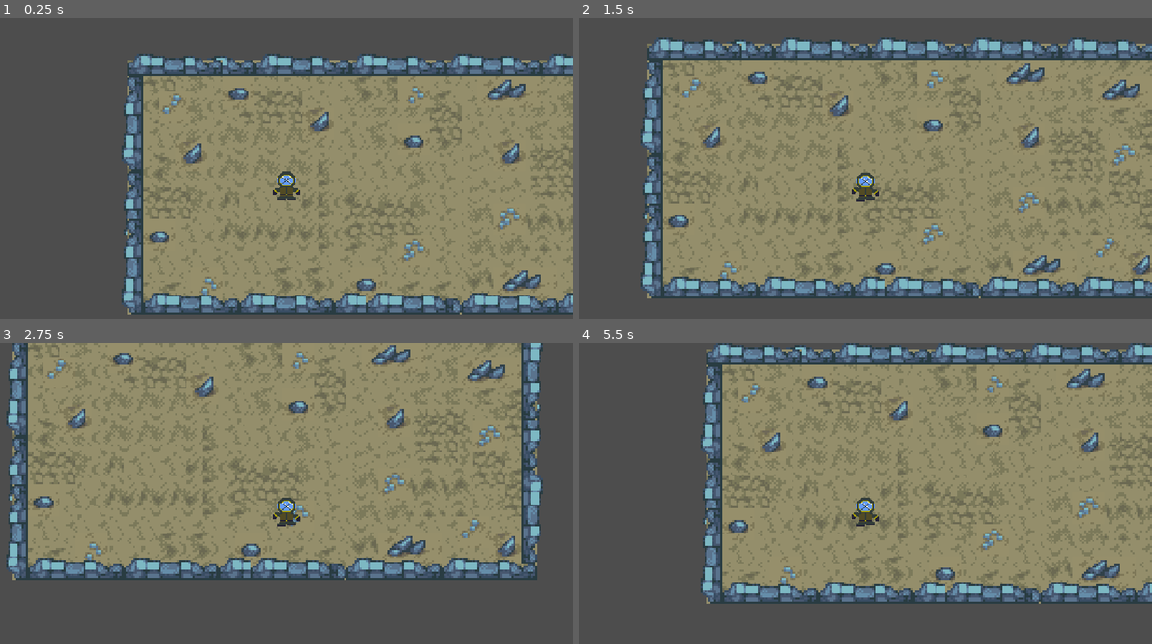
Above: before the commit, frames 1-4 (two rows, left to right).
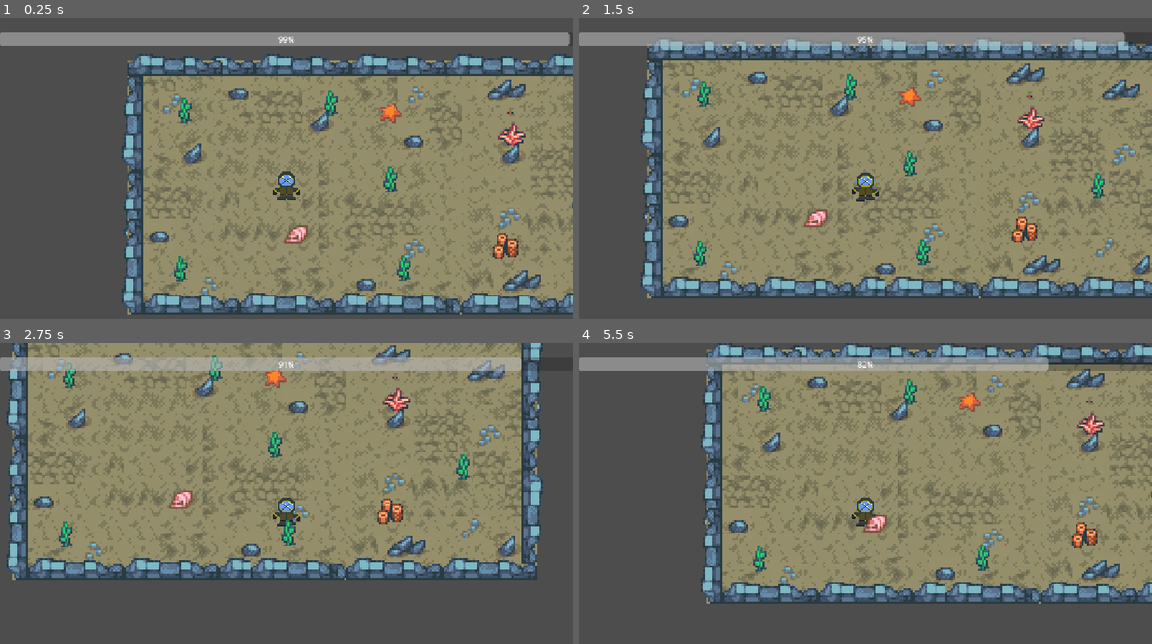
Above: after the commit, the same moments.

Repository: rlindsay03/underwater-bw
Game: Godot game, scene res://main.tscn
Same seed, same stepped clock (60 frames per second), same inputs: the game is played once before the commit and once after it.
Inputs:
- Up to frame 1 (0.25 s): no input
- Up to frame 2 (1.5 s): hold Right (ui_right) 0.53-1.28 s; hold Down (ui_down) from 1.28 s (still down)
- Up to frame 3 (2.75 s): release Down (ui_down) at 2.03 s; hold Right (ui_right) from 2.03 s (still down)
- Up to frame 4 (5.5 s): release Right (ui_right) at 2.78 s; hold Up (ui_up) 2.78-3.53 s; hold Left (ui_left) 3.53-5.03 s; hold Down (ui_down) from 5.03 s (still down)

The runs differ from the first frame. In frame 1, 6.0% of the frame differs, in the area x 0-100%, y 4-88%; in frame 2, 6.0%; in frame 3, 5.7%; in frame 4, 5.7%.

Commit message:
added weave level as well as materials and much more

Diff:
--- a/main.tscn
+++ b/main.tscn
@@ -1,11 +1,13 @@
 [gd_scene format=4 uid="uid://bkumngwh6h2ac"]
 
 [ext_resource type="Texture2D" uid="uid://b0n7rnrabliqh" path="res://assets/tileset/tf_A2_atlantis.png" id="1_7mycd"]
+[ext_resource type="Script" uid="uid://drtrj26xwqd46" path="res://scripts/breath_timer.gd" id="1_272bh"]
 [ext_resource type="Texture2D" uid="uid://b2jfe0wdjot58" path="res://assets/tileset/tf_A5_atlantisA.png" id="2_272bh"]
 [ext_resource type="Texture2D" uid="uid://bh05nioh2ejvp" path="res://assets/tileset/tf_A5_atlantisB.png" id="3_5vw27"]
 [ext_resource type="Texture2D" uid="uid://cp5j67om00fli" path="res://assets/sprites/props/tf_B_atlantisA.png" id="4_kek77"]
 [ext_resource type="Texture2D" uid="uid://dt77ftolts36u" path="res://assets/sprites/props/tf_B_atlantisB.png" id="5_4c57u"]
 [ext_resource type="PackedScene" uid="uid://2at4545my2nj" path="res://scenes/Player.tscn" id="6_efxa6"]
+[ext_resource type="PackedScene" uid="uid://2mqkpy74rrjn" path="res://scenes/Material.tscn" id="8_5vw27"]
 
 [sub_resource type="TileSetAtlasSource" id="TileSetAtlasSource_dg77c"]
 texture = ExtResource("1_7mycd")
@@ -3497,8 +3499,24 @@
 sources/0 = SubResource("TileSetAtlasSource_vivmo")
 sources/1 = SubResource("TileSetAtlasSource_2cqfq")
 
+[sub_resource type="AtlasTexture" id="AtlasTexture_5vw27"]
+atlas = ExtResource("5_4c57u")
+region = Rect2(162.46106, 416.5935, 29.3013, 34.936157)
+
+[sub_resource type="AtlasTexture" id="AtlasTexture_kek77"]
+atlas = ExtResource("5_4c57u")
+region = Rect2(130.90585, 252.0555, 30.428253, 34.936142)
+
+[sub_resource type="AtlasTexture" id="AtlasTexture_efxa6"]
+atlas = ExtResource("5_4c57u")
+region = Rect2(0.17703247, 416.5935, 34.936157, 28.174316)
+
+[sub_resource type="AtlasTexture" id="AtlasTexture_4c57u"]
+atlas = ExtResource("5_4c57u")
+region = Rect2(1.3039856, 215.99237, 29.3013, 36.063126)
+
 [node name="Main" type="Node2D" unique_id=77208902]
-position = Vector2(1, -1)
+script = ExtResource("1_272bh")
 
 [node name="FloorLayer" type="TileMapLayer" parent="." unique_id=1640570684]
 tile_map_data = PackedByteArray("AAAAAAEAAAAVAAcAAAAAAAAAAAAVAAYAAAAAAAIAAAAOAAkAADABAAAAAAAWAAYAAAABAAEAAAAWAAcAAAABAA …(8368 unchanged characters)…
@@ -3514,3 +3532,76 @@
 [node name="BreathTimer" type="Timer" parent="." unique_id=1693394885]
 wait_time = 30.0
 one_shot = true
+
+[node name="CanvasLayer" type="CanvasLayer" parent="." unique_id=1372630405]
+layer = 2
+
+[node name="Control" type="Control" parent="CanvasLayer" unique_id=1554494680]
+layout_mode = 3
+anchor_right = 1.0
+anchor_bottom = 0.39200002
+offset_left = -2.0
+offset_right = 2.0
+offset_bottom = -0.01600647
+grow_horizontal = 2
+grow_vertical = 2
+size_flags_vertical = 0
+
+[node name="BreathBar" type="ProgressBar" parent="CanvasLayer/Control" unique_id=222217112]
+layout_mode = 1
+anchors_preset = -1
+anchor_top = -0.046000004
+anchor_right = 1.0
+anchor_bottom = 0.057000004
+offset_left = 1.0
+offset_top = 40.834
+offset_bottom = 40.951004
+grow_horizontal = 2
+max_value = 30.0
+
+[node name="material" parent="." unique_id=1249230394 instance=ExtResource("8_5vw27")]
+position = Vector2(54, 207)
+
+[node name="material2" parent="." unique_id=1567149199 instance=ExtResource("8_5vw27")]
+position = Vector2(171, 176)
+
+[node name="Sprite2D" parent="material2/CollisionShape2D" parent_id_path=PackedInt32Array(1567149199, 1340174343) index="0" unique_id=469287236]
+texture = SubResource("AtlasTexture_5vw27")
+
+[node name="material3" parent="." unique_id=1660335509 instance=ExtResource("8_5vw27")]
+position = Vector2(278, 206)
+
+[node name="material4" parent="." unique_id=1088583158 instance=ExtResource("8_5vw27")]
+position = Vector2(381, 185)
+
+[node name="Sprite2D" parent="material4/CollisionShape2D" parent_id_path=PackedInt32Array(1088583158, 1340174343) index="0" unique_id=469287236]
+texture = SubResource("AtlasTexture_kek77")
+
+[node name="material5" parent="." unique_id=943848294 instance=ExtResource("8_5vw27")]
+position = Vector2(58, 47)
+
+[node name="material6" parent="." unique_id=1449260637 instance=ExtResource("8_5vw27")]
+position = Vector2(205, 40)
+
+[node name="material7" parent="." unique_id=1536508737 instance=ExtResource("8_5vw27")]
+position = Vector2(263, 52)
+
+[node name="Sprite2D" parent="material7/CollisionShape2D" parent_id_path=PackedInt32Array(1536508737, 1340174343) index="0" unique_id=469287236]
+texture = SubResource("AtlasTexture_efxa6")
+
+[node name="material8" parent="." unique_id=1714315327 instance=ExtResource("8_5vw27")]
+position = Vector2(386, 70)
+
+[node name="Sprite2D" parent="material8/CollisionShape2D" parent_id_path=PackedInt32Array(1714315327, 1340174343) index="0" unique_id=469287236]
+texture = SubResource("AtlasTexture_4c57u")
+
+[node name="material9" parent="." unique_id=251513959 instance=ExtResource("8_5vw27")]
+position = Vector2(454, 139)
+
+[node name="material10" parent="." unique_id=674286028 instance=ExtResource("8_5vw27")]
+position = Vector2(265, 117)
+
+[editable path="material2"]
+[editable path="material4"]
+[editable path="material7"]
+[editable path="material8"]
--- a/project.godot
+++ b/project.godot
@@ -19,6 +19,10 @@
 window/stretch/mode="canvas_items"
 window/stretch/aspect="expand"
 
+[global_group]
+
+Player=""
+
 [physics]
 
 3d/physics_engine="Jolt Physics"
--- /dev/null
+++ b/scenes/Material.tscn
@@ -0,0 +1,20 @@
+[gd_scene format=3 uid="uid://2mqkpy74rrjn"]
+
+[ext_resource type="Script" uid="uid://kqaw4o5wayjs" path="res://scripts/Material.gd" id="1_04h57"]
+[ext_resource type="Texture2D" uid="uid://dt77ftolts36u" path="res://assets/sprites/props/tf_B_atlantisB.png" id="2_xkwnr"]
+
+[sub_resource type="CircleShape2D" id="CircleShape2D_4ph1h"]
+radius = 7.0
+
+[sub_resource type="AtlasTexture" id="AtlasTexture_x00qf"]
+atlas = ExtResource("2_xkwnr")
+region = Rect2(0.17703247, 57.089245, 30.428253, 41.697987)
+
+[node name="material" type="Area2D" unique_id=1249230394]
+script = ExtResource("1_04h57")
+
+[node name="CollisionShape2D" type="CollisionShape2D" parent="." unique_id=1340174343]
+shape = SubResource("CircleShape2D_4ph1h")
+
+[node name="Sprite2D" type="Sprite2D" parent="CollisionShape2D" unique_id=469287236]
+texture = SubResource("AtlasTexture_x00qf")
--- /dev/null
+++ b/scenes/Weave.tscn
@@ -0,0 +1,50 @@
+[gd_scene format=3 uid="uid://crw8j4jobys6d"]
+
+[ext_resource type="Script" uid="uid://ggmu43lmusji" path="res://scripts/weave.gd" id="1_d8vqe"]
+
+[node name="Weave" type="Control" unique_id=1243886562]
+layout_mode = 3
+anchor_top = 0.0050000004
+anchor_right = 1.0
+anchor_bottom = 0.71300006
+offset_top = -0.24000025
+offset_bottom = -0.024047852
+grow_horizontal = 2
+grow_vertical = 2
+script = ExtResource("1_d8vqe")
+
+[node name="PromptLabel" type="Label" parent="." unique_id=693818644]
+layout_mode = 1
+anchors_preset = -1
+anchor_left = 0.17500001
+anchor_top = 0.061000004
+anchor_right = 0.82500005
+anchor_bottom = 1.192
+offset_top = 0.0009975433
+offset_bottom = -0.12799072
+grow_horizontal = 2
+grow_vertical = 2
+theme_override_font_sizes/font_size = 56
+horizontal_alignment = 1
+vertical_alignment = 1
+
+[node name="TimerBar" type="ProgressBar" parent="." unique_id=582515038]
+layout_mode = 1
+anchors_preset = 10
+anchor_right = 1.0
+offset_bottom = 27.0
+grow_horizontal = 2
+
+[node name="ScoreLabel" type="Label" parent="." unique_id=1386842156]
+layout_mode = 1
+anchors_preset = -1
+anchor_left = 0.92
+anchor_top = 0.061000004
+anchor_right = 1.0
+anchor_bottom = 0.16800001
+offset_left = 0.16003418
+offset_top = 0.0009975433
+offset_right = -2.0
+offset_bottom = -0.11200714
+grow_horizontal = 0
+theme_override_font_sizes/font_size = 24
--- /dev/null
+++ b/scripts/Material.gd
@@ -0,0 +1,12 @@
+extends Area2D
+
+signal collected
+
+func _ready() -> void:
+	body_entered.connect(_on_body_entered)
+	add_to_group("materials")
+
+func _on_body_entered(body: Node2D) -> void:
+	if body.is_in_group("player"):
+		collected.emit()
+		queue_free()
--- /dev/null
+++ b/scripts/breath_timer.gd
@@ -0,0 +1,31 @@
+extends Node2D
+
+@onready var breath_timer: Timer = $BreathTimer
+@onready var breath_bar: ProgressBar = $CanvasLayer/Control/BreathBar
+
+var breath_time: float
+var materials_collected: int = 0
+var total_materials: int = 0
+
+func _ready() -> void:
+	breath_time = breath_timer.wait_time
+	breath_bar.max_value = breath_time
+	breath_bar.value = breath_time
+	breath_timer.timeout.connect(_on_breath_timer_timeout)
+	breath_timer.start()
+
+	var materials = get_tree().get_nodes_in_group("materials")
+	total_materials = materials.size()
+	for m in materials:
+		m.collected.connect(_on_material_collected)
+
+func _process(delta: float) -> void:
+	if breath_timer.time_left > 0:
+		breath_bar.value = breath_timer.time_left
+
+func _on_breath_timer_timeout() -> void:
+	print("Collection phase over!")
+
+func _on_material_collected() -> void:
+	materials_collected += 1
+	print("Collected: ", materials_collected, "/", total_materials)
--- a/scripts/player.gd
+++ b/scripts/player.gd
@@ -9,6 +9,8 @@
 	velocity = input_dir * speed
 	move_and_slide()
 
+	add_to_group("player")
+
 	if input_dir.length() > 0:
 		animated_sprite.play("walk")
 	else:
--- /dev/null
+++ b/scripts/weave.gd
@@ -0,0 +1,71 @@
+extends Control
+
+@onready var prompt_label: Label = $PromptLabel
+@onready var timer_bar: ProgressBar = $TimerBar
+@onready var score_label: Label = $ScoreLabel
+
+const DIRECTIONS = ["left", "right", "up", "down"]
+const TIME_PER_PROMPT := 1.2
+const SEQUENCE_LENGTH := 8
+
+var sequence: Array = []
+var current_index := 0
+var correct_hits := 0
+var time_left := 0.0
+var accepting_input := true
+
+func _ready() -> void:
+	for i in SEQUENCE_LENGTH:
+		sequence.append(DIRECTIONS[randi() % DIRECTIONS.size()])
+	_show_current_prompt()
+
+func _show_current_prompt() -> void:
+	if current_index >= sequence.size():
+		_finish_weave()
+		return
+	prompt_label.text = sequence[current_index].to_upper()
+	time_left = TIME_PER_PROMPT
+	timer_bar.max_value = TIME_PER_PROMPT
+	accepting_input = true
+
+func _process(delta: float) -> void:
+	if current_index >= sequence.size():
+		return
+	time_left -= delta
+	timer_bar.value = time_left
+
+	var ratio := time_left / TIME_PER_PROMPT
+	if ratio > 0.6:
+		timer_bar.modulate = Color.GREEN
+	elif ratio > 0.3:
+		timer_bar.modulate = Color.YELLOW
+	else:
+		timer_bar.modulate = Color.RED
+
+	if time_left <= 0 and accepting_input:
+		_register_result(false)
+
+func _unhandled_input(event: InputEvent) -> void:
+	if current_index >= sequence.size() or not accepting_input:
+		return
+	var pressed := ""
+	if event.is_action_pressed("ui_left"): pressed = "left"
+	elif event.is_action_pressed("ui_right"): pressed = "right"
+	elif event.is_action_pressed("ui_up"): pressed = "up"
+	elif event.is_action_pressed("ui_down"): pressed = "down"
+	else: return
+	_register_result(pressed == sequence[current_index])
+
+func _register_result(correct: bool) -> void:
+	accepting_input = false
+	if correct:
+		correct_hits += 1
+	current_index += 1
+	score_label.text = "Hits: %d/%d" % [correct_hits, sequence.size()]
+	_show_current_prompt()
+
+func _finish_weave() -> void:
+	var weave_accuracy := float(correct_hits) / float(sequence.size())
+	prompt_label.text = "Done!"
+	print("Weave accuracy: ", weave_accuracy)
+	# TODO: combine with materials_collected/total_materials for final score
Not shown, added: scripts/Material.gd.uid
Not shown, added: scripts/breath_timer.gd.uid
Not shown, added: scripts/weave.gd.uid
